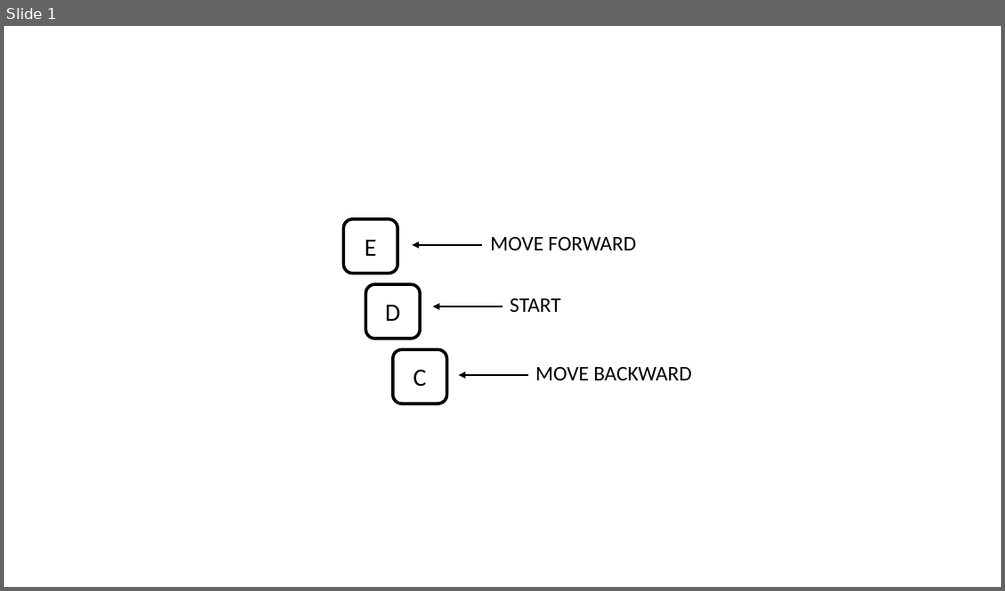
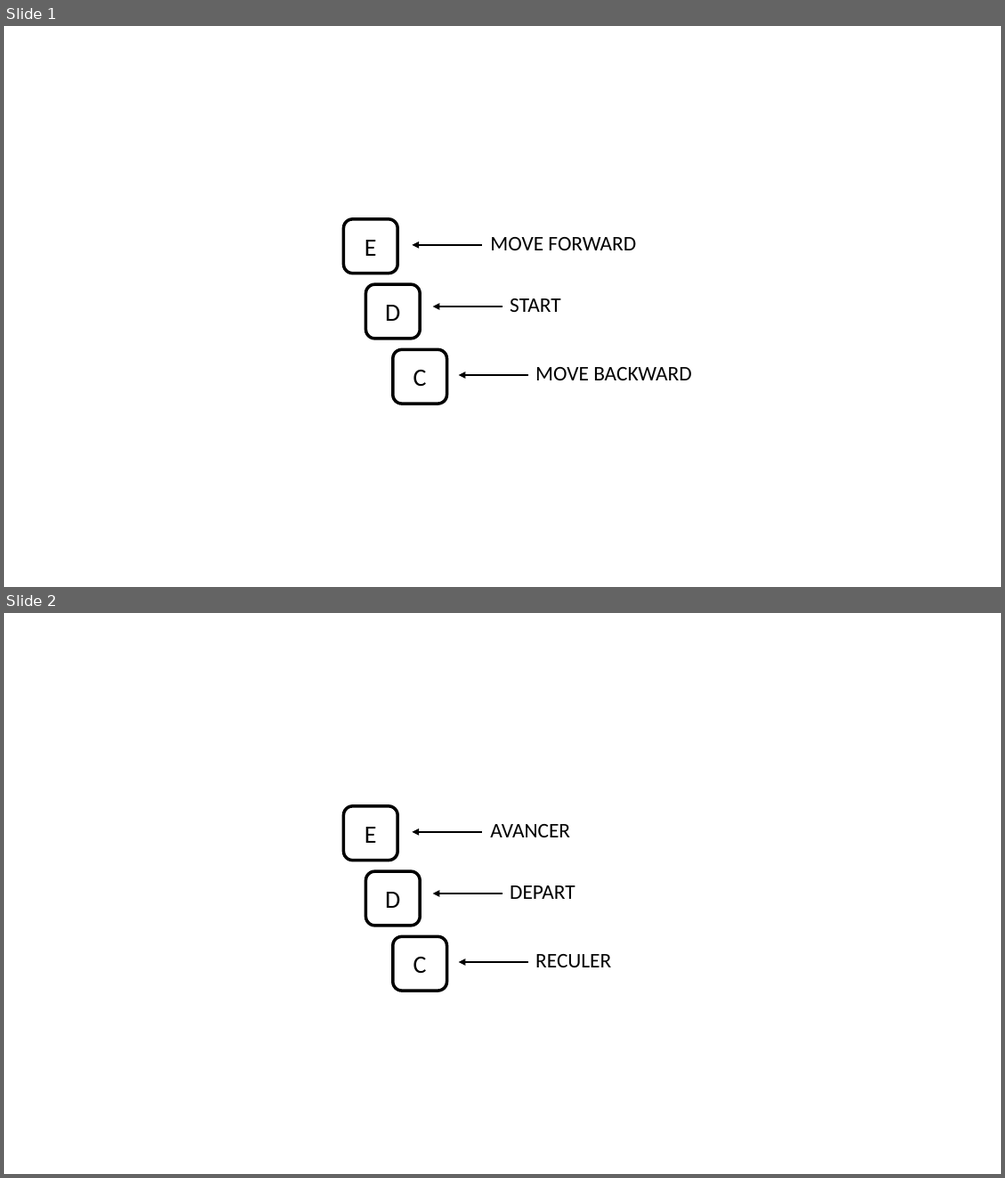
Before and after one commit to marinerougier/VAAST_RC_auditory, a slide deck: media/vaast-keyboard.pptx. Shown one above the other, each under a label of ours: slide 1 before the commit, slides 1 and 2 after it. The pictures are 1005x591 and 1005x1178 pixels, drawn with LibreOffice and Linux fonts; fonts in the diff are those of the drawing. Boxes give left, top, right and bottom in pixels: in the first picture for what was removed or moved away, otherwise in the second. Text is boxed around its words. In the diff, an @@ line names an element or a change of style, - is before the commit and + after.

```diff
--- a/media/vaast-keyboard.pptx
+++ b/media/vaast-keyboard.pptx
@@ slide 2 added at <box>4,613,1001,1174</box>, background #FFFFFF @@
@@ group added at <box>343,806,611,990</box>: 3 rounded rectangles, 3 arrows, 3 texts @@
+E
+D
+C
+AVANCER
+DEPART
+RECULER
```
Also in this commit, not shown: 3 slides removed, 9 other files.
